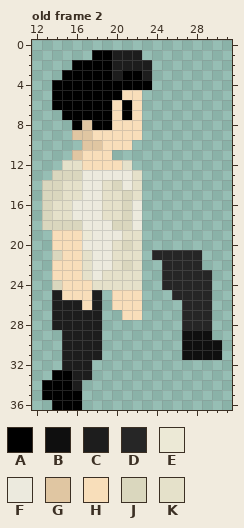
File history of a pixel-art file, dev_sprites/the_fellow_jump.aseprite. Above, as it was before the edit.
37x37 pixels, 2 frames. Shown: old frame 2: x 12..31, y 0..36. The commit also changed other frames, which this record leaves out.
Visible layers, top first: "Head", "Left Arm", "Torso", "LEgs", "Right Arm".
Palette (. is transparent): A #000000  B #0f0f0f  C #1d1d1d  D #262626  E #ece9d6  F #eceade  G #e0c6a2  H #f8deba  J #dad7be  K #e5e1ca
Pixels before, old frame 2, first column x 13:
 1 .....AACCC........
 2 ...AAAACCCC.......
 3 ..AAAAACAAC.......
 4 .AAAAAAAAAA.......
 5 .AAAAAAAHH........
 6 .AAAAAAHAH........
 7 ..AAAAAHAH........
 8 ...AGAAHHH........
 9 ...GGHHHHH........
10 ....GGHHH.........
11 ...GHHH...........
12 ..KKHHHHK.........
13 .JJJFFFFFK........
14 JJKKFFKJFK........
15 JJKKFFKKJK........
16 JKKFFFKKJF........
17 JKKFFFKKJF........
18 JJJJFFFJJF........
19 .HHHEFFFKK........
20 .HHHFFFKJK........
21 .JHHKFFKKK.DDDDD..
22 .HHHKFFKJK..DDDD..
23 .HHHKFKKKK..DDDDD.
24 .JHHHKKKKK..DDDDD.
25 .CHHHC.HHH...DDDD.
26 .CCCHC.HHH....DDD.
27 .CCCCC..HH....DDD.
28 .CCCCC........DDD.
29 ..CCCC........BBB.
30 ..CCCC........BBBB
31 ..CCCC........BBBB
32 ..CCC.............
33 .AACC.............
34 AAAC..............
35 AAAA..............
36 .AAA..............
New version:
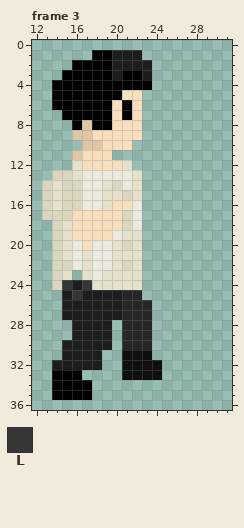
Colours new in this view: L #363636
A new or re-ordered frame is compared with the old frame closest to it.
Changes in this commit:
frames 2 -> 4
Frame 3 is new; against old frame 2, layers "Head", "Left Arm", "LEgs":
y 12: x 15 K -> .
y 13: x 16 J -> K
y 14..15: x 14..16 JKK -> KJJ
y 16: x 15..16 KF -> JJ; x 20..21 KJ -> HH
y 17: x 14..20 KKFFFKK -> JJHHHHH
y 18: x 13 J -> .; x 15..20 JJFFFJ -> KHHHHH
y 19: x 14..15 HH -> JK; x 17..19 EFF -> HHH
y 20: x 14..17 HHHF -> JKFH
y 21: x 15..16 HH -> KF; x 24..28 DDDDD -> .....
y 22: x 14..16 HHH -> JJF; x 25..28 DDDD -> ....
y 23: x 14..16 HHH -> JK.; x 25..29 DDDDD -> .....
y 24: x 15..17 HHH -> LCL; x 25..29 DDDDD -> .....
y 25: x 14..17 CHHH -> .CLC; x 19..22 .HHH -> CCDD; x 26..29 DDDD -> ....
y 26: x 14 C -> .; x 17 H -> C; x 19..23 .HHH. -> CCDDD; x 27..29 DDD -> ...
y 27: x 14 C -> .; x 19..23 ..HH. -> CCDDD; x 27..29 DDD -> ...
y 28: x 14..15 CC -> ..; x 19 . -> C; x 21..23 ... -> DDD; x 27..29 DDD -> ...
y 29: x 15 C -> .; x 19 . -> C; x 21..23 ... -> DDD; x 27..29 BBB -> ...
y 30: x 19 . -> C; x 21..23 ... -> DDD; x 27..30 BBBB -> ....
y 31: x 21..23 ... -> BBB; x 27..30 BBBB -> ....
y 32: x 14 . -> C; x 18 . -> C; x 21..24 .... -> BBBB
y 33: x 16..17 CC -> A.; x 21..24 .... -> BBBB
y 34: x 13 A -> .; x 16..17 C. -> AA
y 35: x 13 A -> .; x 17 . -> A
y 36: x 14..16 AAA -> ...
